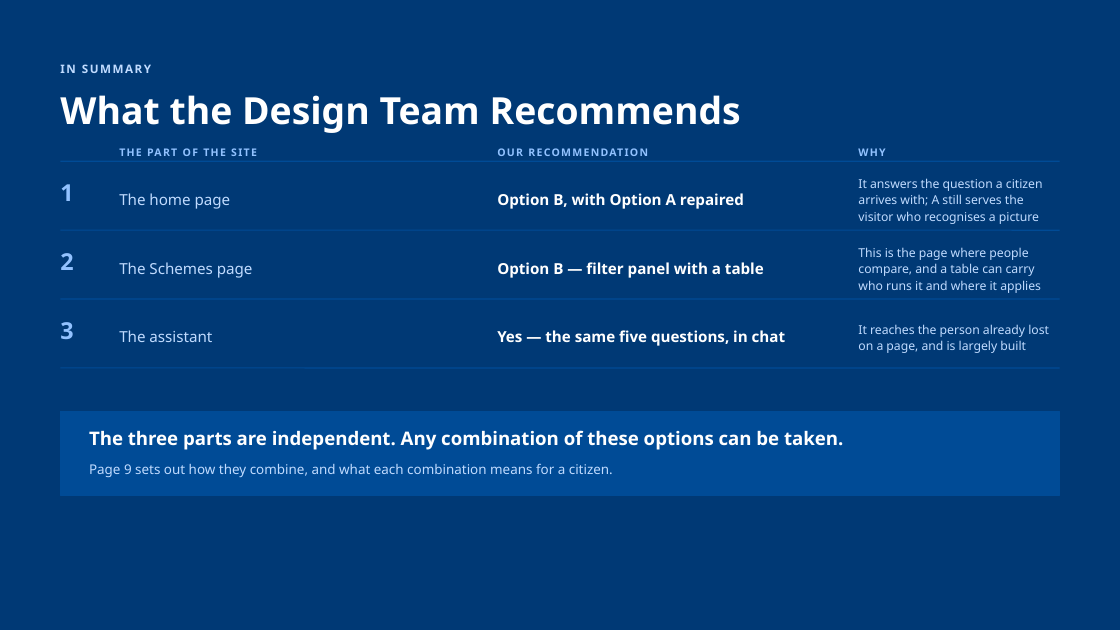
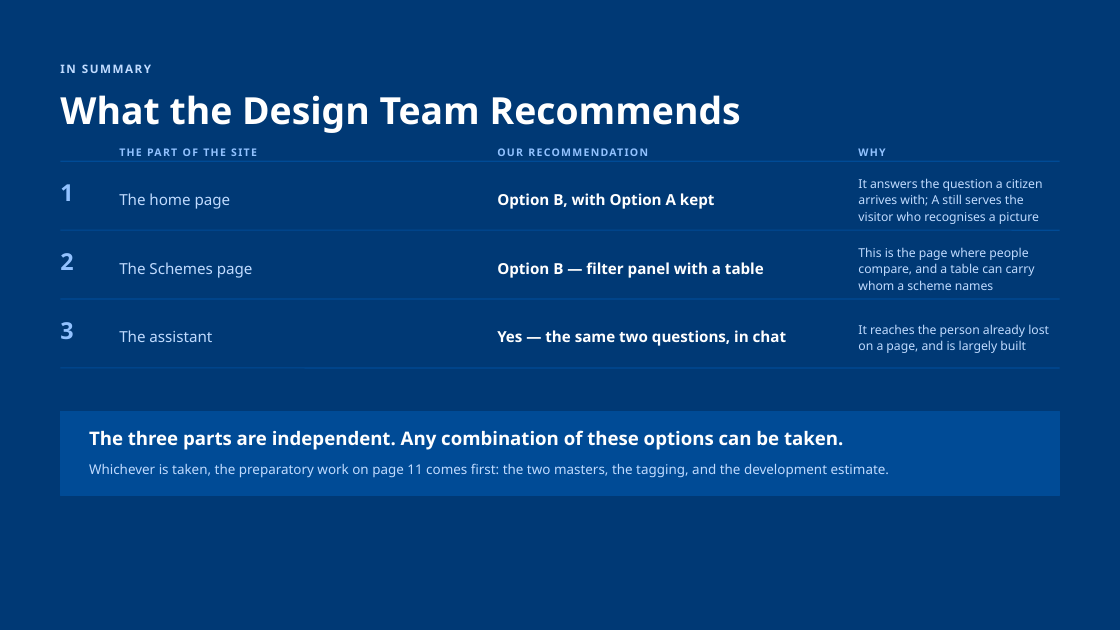
Before and after one commit to AkashShivanand/mosje, a slide deck: slide 13 of docs/plans/MoSJE-Service-Discovery-Options.pptx (slide 11 before the commit). Drawn at 1120x630 pixels with LibreOffice and Linux fonts; fonts in the diff are those of the drawing. Boxes give left, top, right and bottom in pixels: in the first picture for what was removed or moved away, otherwise in the second. Text is boxed around its words. In the diff, an @@ line names an element or a change of style, - is before the commit and + after.

```diff
--- a/docs/plans/MoSJE-Service-Discovery-Options.pptx
+++ b/docs/plans/MoSJE-Service-Discovery-Options.pptx
@@ text at [497,193,714,209]: text changed @@
-Option B, with Option A repaired
+Option B, with Option A kept
@@ text at [858,247,1035,290]: text changed @@
-This is the page where people compare, and a table can carry who runs it and where it applies
+This is the page where people compare, and a table can carry whom a scheme names
@@ text at [497,330,786,346]: text changed @@
-Yes — the same five questions, in chat
+Yes — the same two questions, in chat
@@ text at [89,463,889,478]: text changed @@
-Page 9 sets out how they combine, and what each combination means for a citizen.
+Whichever is taken, the preparatory work on page 11 comes first: the two masters, the tagging, and the development estimate.
```
Also in this commit, not shown: 8 other slides changed, 4 slides added, 2 slides removed, 27 other files.
